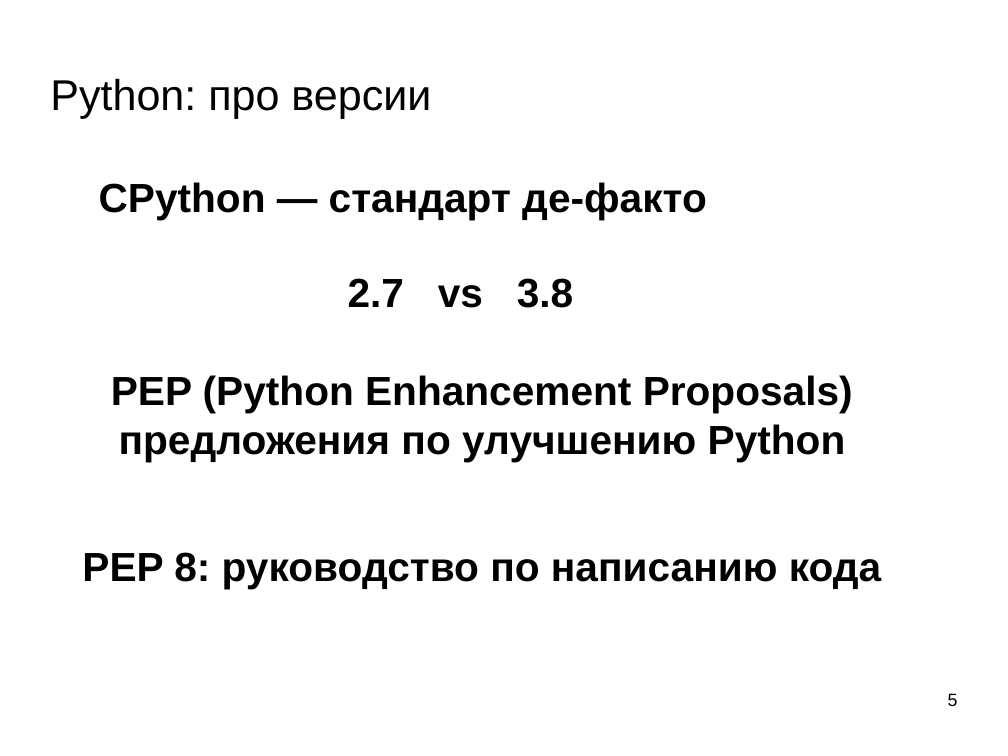
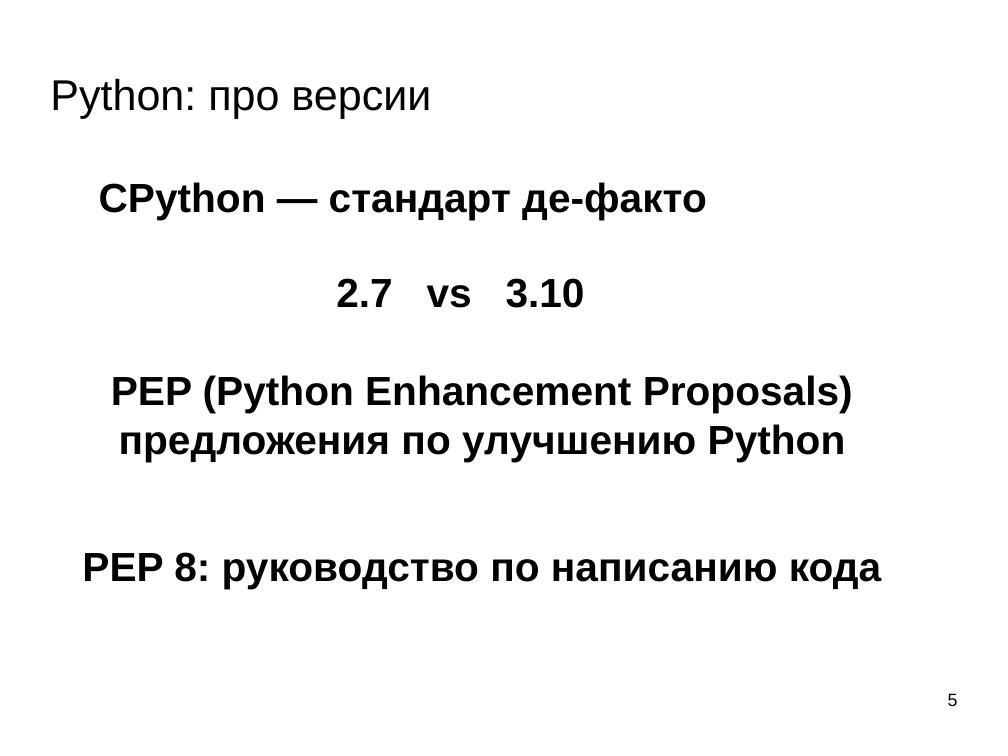
Before and after one commit to mechanoid5/ml_lectorium_legacy, a slide deck: slide 5 of 02-python.odp. Drawn at 1008x756 pixels with LibreOffice and Linux fonts; fonts in the diff are those of the drawing; background and template pictures are left out. Boxes give left, top, right and bottom in pixels: in the first picture for what was removed or moved away, otherwise in the second. Text is boxed around its words. In the diff, an @@ line names an element or a change of style, - is before the commit and + after.

```diff
--- a/02-python.odp
+++ b/02-python.odp
@@ text at <box>336,278,585,308</box>: text changed @@
-2.7 vs 3.8
+2.7 vs 3.10
```
Also in this commit, not shown: 7 other files.
